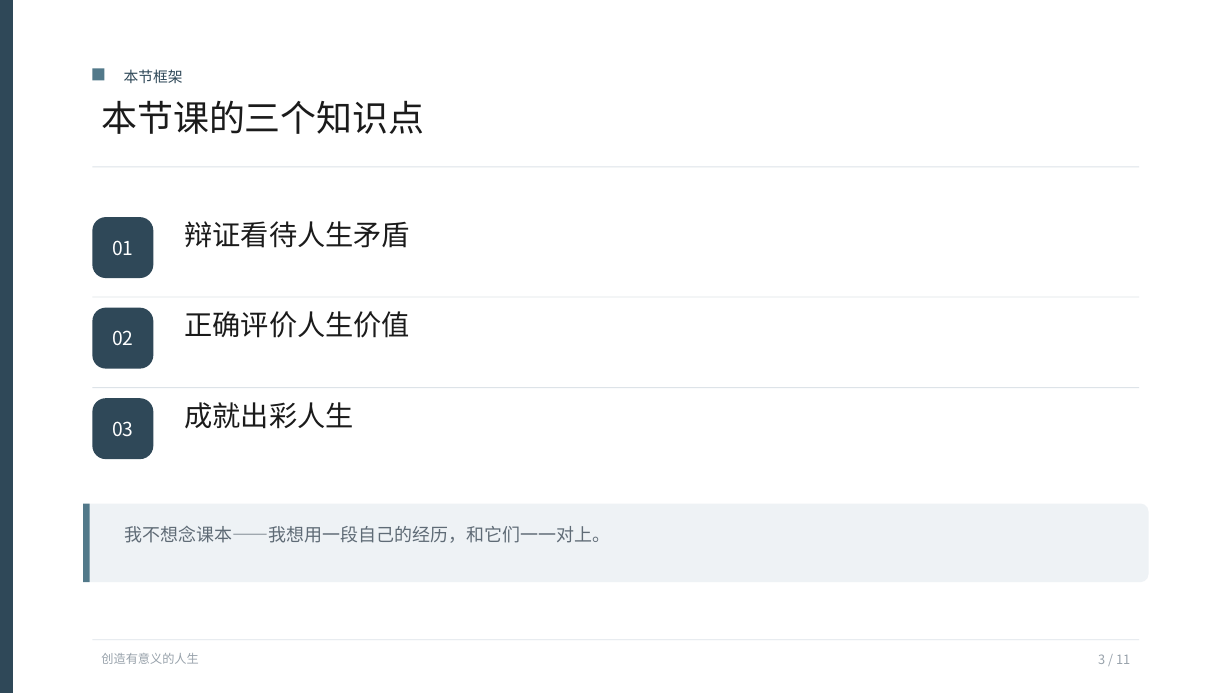
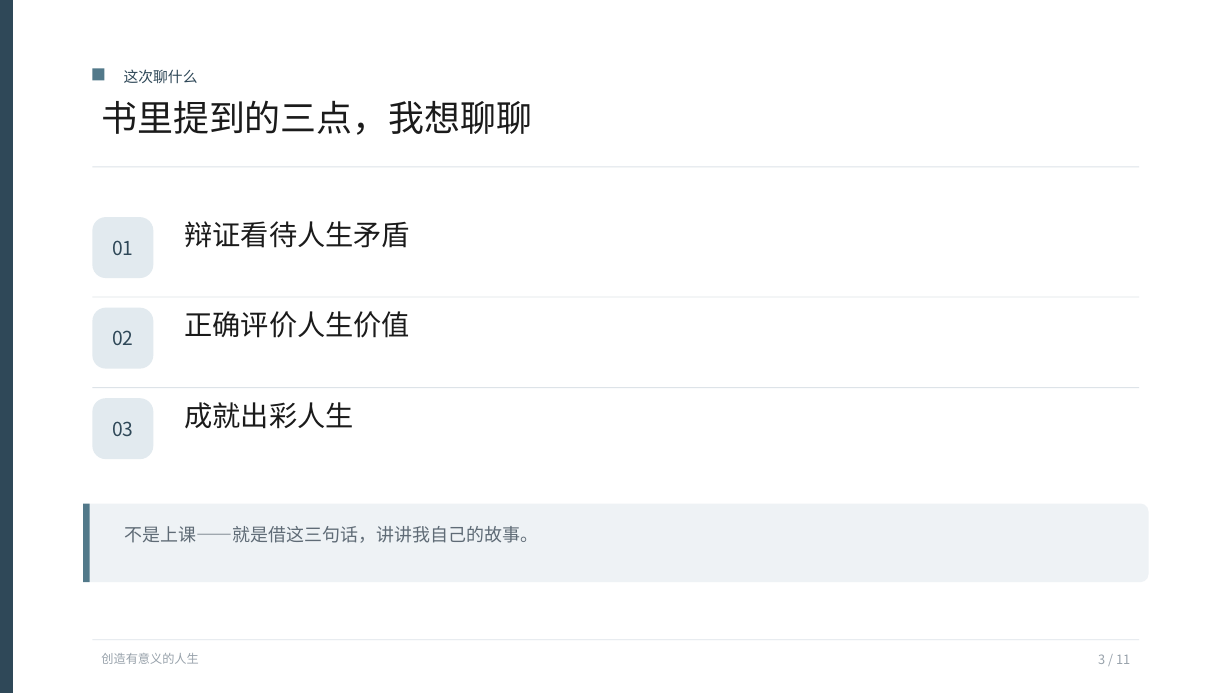
Before and after one commit to theotherDancer/theotherDancer.github.io, a slide deck: slide 3 of files/creating-a-meaningful-life.pptx. Drawn at 1232x693 pixels with LibreOffice and Linux fonts; fonts in the diff are those of the drawing. Boxes give left, top, right and bottom in pixels: in the first picture for what was removed or moved away, otherwise in the second. Text is boxed around its words. In the diff, an @@ line names an element or a change of style, - is before the commit and + after.

```diff
--- a/files/creating-a-meaningful-life.pptx
+++ b/files/creating-a-meaningful-life.pptx
@@ text at [124, 69, 198, 83]: text changed @@
-本节框架
+这次聊什么
@@ text at [101, 100, 532, 135]: text changed @@
-本节课的三个知识点
+书里提到的三点，我想聊聊
@@ text colour #FFFFFF to #2F4858 in 3 elements at [112, 240, 133, 255], [112, 330, 133, 345], [112, 421, 133, 436] @@
@@ fill #2F4858 to #E2EAEF in 3 elements at [92, 217, 153, 278], [92, 308, 153, 369], [92, 398, 153, 459] @@
@@ text at [125, 526, 539, 543]: text changed @@
-我不想念课本——我想用一段自己的经历，和它们一一对上。
+不是上课——就是借这三句话，讲讲我自己的故事。
```
Also in this commit, not shown: 1 other slide changed, 2 other files.
